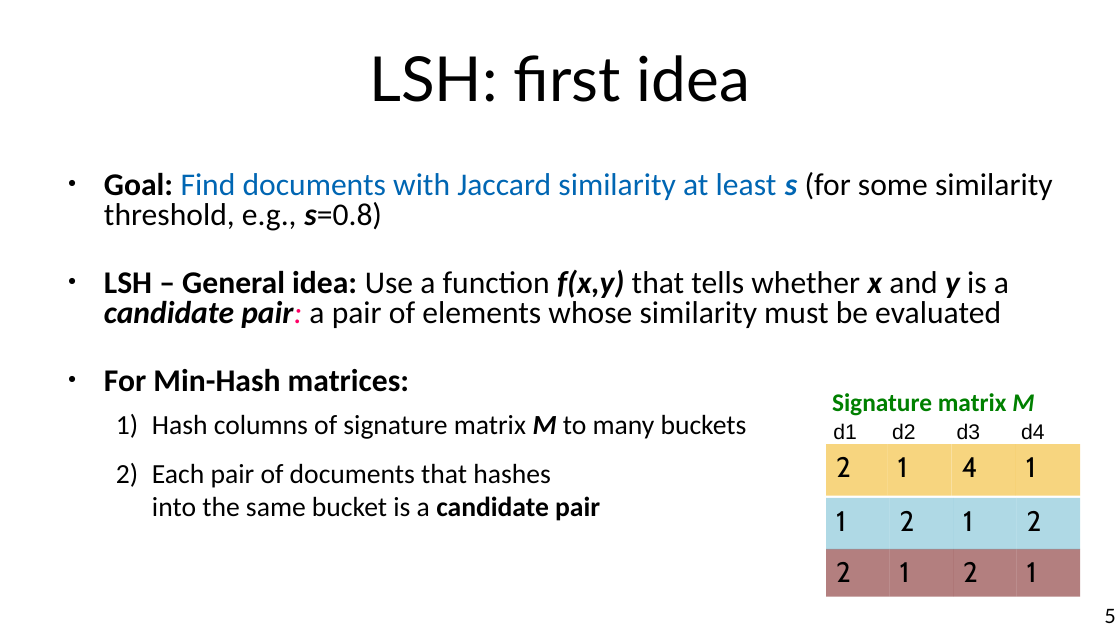
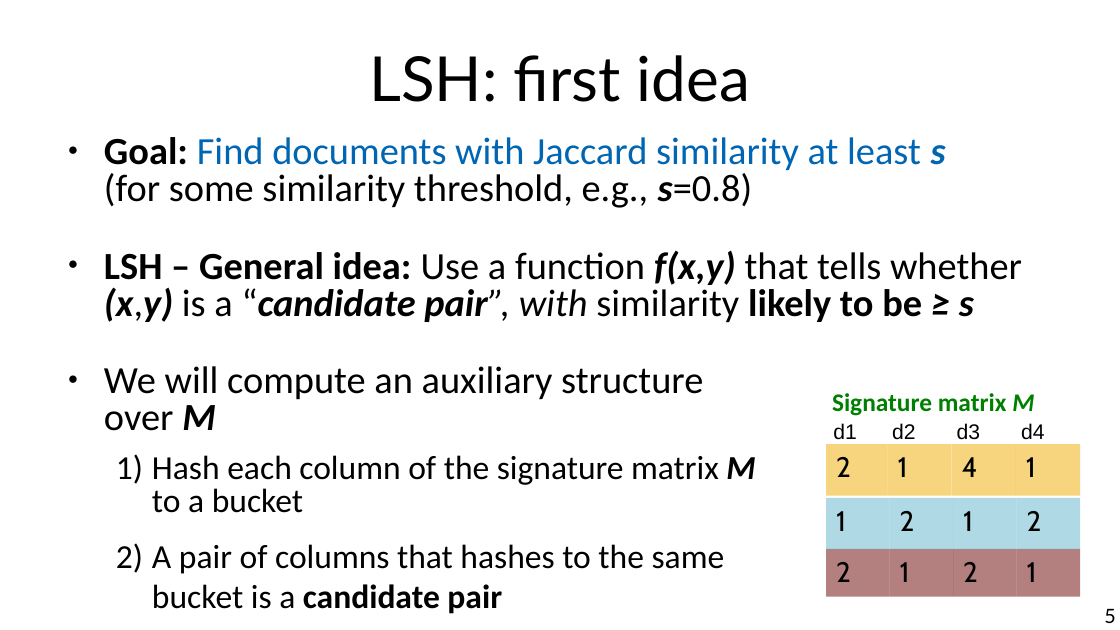
Before and after one commit to chatox/data-mining-course, a slide deck: slide 5 of theory/odp/tt09_locality_sensitive_hashing.odp. Drawn at 1120x630 pixels with LibreOffice and Linux fonts; fonts in the diff are those of the drawing. Boxes give left, top, right and bottom in pixels: in the first picture for what was removed or moved away, otherwise in the second. Text is boxed around its words. In the diff, an @@ line names an element or a change of style, - is before the commit and + after.

```diff
--- a/theory/odp/tt09_locality_sensitive_hashing.odp
+++ b/theory/odp/tt09_locality_sensitive_hashing.odp
@@ text "Goal: Find documents with Jaccard ...": place and size @@
-text "Goal: Find documents with Jaccard ..." at [104,172,1053,521]
+text "Goal: Find documents with Jaccard ..." at [104,137,1022,614]
@@ text at [104,137,946,208]: size 22.4 to 27.2 pt in "Goal: Find documents with Jaccard similarity at ..." @@
@@ text at [104,250,1022,614]: text changed; size 22.4 to 27.2 pt @@
-● LSH – General idea: Use a function f(x,y) that tells whether x and y is a candidate pair: a pair of elements whose similarity must be evaluated
-● For Min-Hash matrices:
-  1) Hash columns of signature matrix M to many buckets
-  2) Each pair of documents that hashes
-     into the same bucket is a candidate pair
+● LSH – General idea: Use a function f(x,y) that tells whether (x,y) is a “candidate pair”, with similarity likely to be ≥ s
+● We will compute an auxiliary structure
+  over M
+  1) Hash each column of the signature matrix M
+     to a bucket
+  2) A pair of columns that hashes to the same
+     bucket is a candidate pair
```
Also in this commit, not shown: 4 other slides changed, 5 other files.
